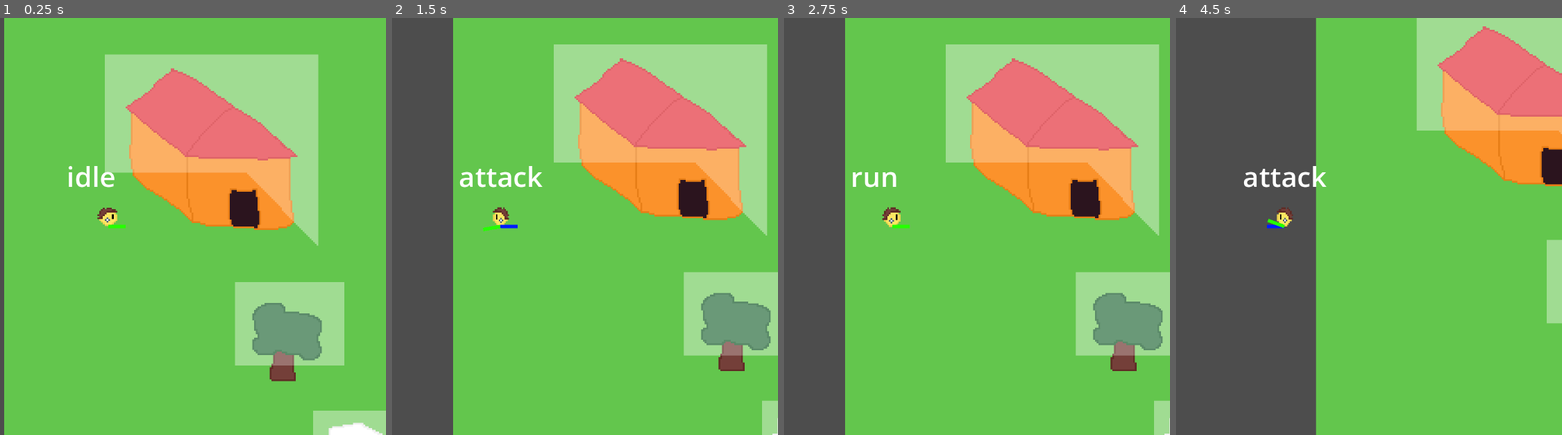
Above: before the commit, frames 1-4 (left to right).
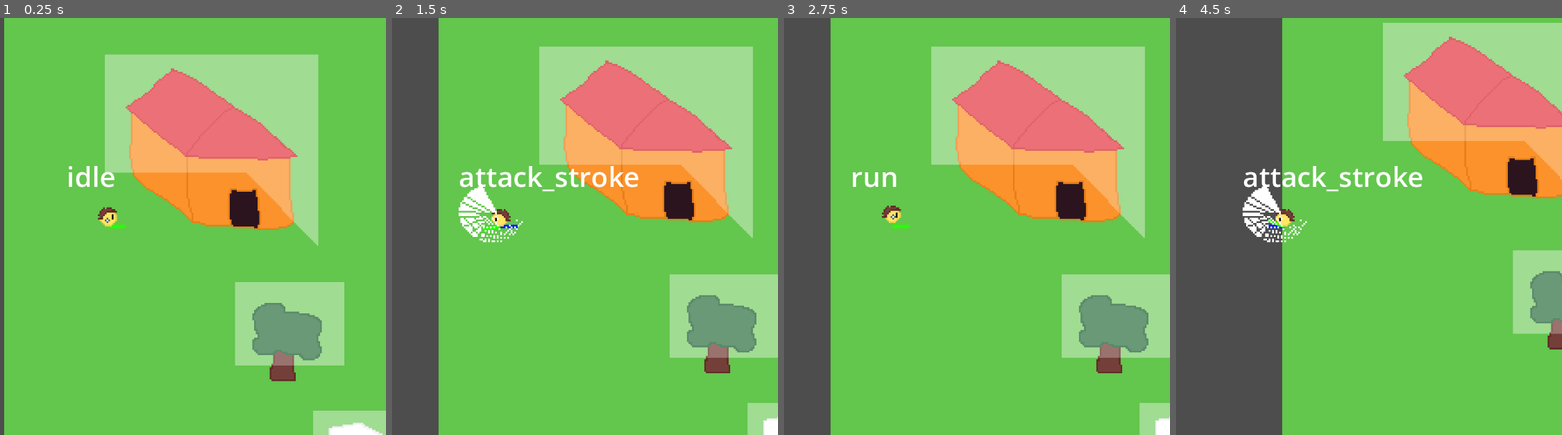
Above: after the commit, the same moments.

Repository: e-Forest/prototype_combat
Game: Godot game, scene res://scn/game.tscn
Same seed, same stepped clock (60 frames per second), same inputs: the game is played once before the commit and once after it.
Inputs (mouse positions are in pixels of both pictures, inside the frame that each line leads up to):
- Up to frame 1 (0.25 s): no input
- Up to frame 2 (1.5 s): tap Enter at 0.5 s; move the mouse to (623, 205) at 0.52 s; press the mouse at (623, 205) at 0.53 s; hold D (east) 0.53-1.28 s; move the mouse to (outside the picture) at 1.27 s; release the mouse at (outside the picture) at 1.28 s; hold S (south) from 1.28 s (still down); click (outside the picture) at 1.35 s
- Up to frame 3 (2.75 s): move the mouse to (946, 134) at 2.02 s; release S (south) at 2.03 s; press the mouse at (946, 134) at 2.03 s; hold D (east) from 2.03 s (still down)
- Up to frame 4 (4.5 s): move the mouse to (1257, 309) at 2.77 s; release D (east) at 2.78 s; release the mouse at (1257, 309) at 2.78 s; hold W (north) 2.78-3.53 s; click (1257, 309) at 2.85 s; move the mouse to (1450, 289) at 3.52 s; press the mouse at (1450, 289) at 3.53 s; hold A (west) from 3.53 s (still down); move the mouse to (outside the picture) at 4.27 s; release the mouse at (outside the picture) at 4.28 s; click (outside the picture) at 4.35 s

The runs differ from the first frame. In frame 1, less than 0.1% of the frame differs, in the area x 25-31%, y 45-50%; in frame 2, 16%; in frame 3, 15%; in frame 4, 24%, in the area x 17-100%, y 0-100%.
Error before the commit: Invalid call. Nonexistent function 'set_target_location' in base 'NavigationAgent2D'. (res://src/player.gd:87)
Error after the commit: Invalid call. Nonexistent function 'set_target_location' in base 'NavigationAgent2D'. (res://src/player.gd:86)

Commit message:
animation funktioniert

Diff:
--- a/project.godot
+++ b/project.godot
@@ -19,6 +19,11 @@
 "language": &"GDScript",
 "path": "res://src/player.gd"
 }, {
+"base": "Timer",
+"class": &"ProTimer",
+"language": &"GDScript",
+"path": "res://src/pro_timer.gd"
+}, {
 "base": "Node2D",
 "class": &"StateMachine",
 "language": &"GDScript",
@@ -27,6 +32,7 @@
 _global_script_class_icons={
 "HitBox": "",
 "Player": "",
+"ProTimer": "",
 "StateMachine": ""
 }
 
--- a/scn/npc.tscn
+++ b/scn/npc.tscn
@@ -1,7 +1,7 @@
-[gd_scene load_steps=4 format=3 uid="uid://b3noswe0aih0f"]
+[gd_scene load_steps=4 format=3 uid="uid://b2o15lycxb6ka"]
 
 [ext_resource type="Script" path="res://src/npc.gd" id="1_bx4xc"]
-[ext_resource type="Texture2D" uid="uid://3ammxum5hhkm" path="res://ass/npc.png" id="2_ulutv"]
+[ext_resource type="Texture2D" uid="uid://3ammxum5hhkm" path="res://ass/npc/npc.png" id="2_g66kb"]
 
 [sub_resource type="CircleShape2D" id="CircleShape2D_nog8t"]
 radius = 2.0
@@ -13,7 +13,7 @@
 
 [node name="Skin" type="Sprite2D" parent="."]
 position = Vector2(0, -8)
-texture = ExtResource("2_ulutv")
+texture = ExtResource("2_g66kb")
 
 [node name="CollisionShape2d" type="CollisionShape2D" parent="."]
 position = Vector2(0, -2)
--- a/scn/player.tscn
+++ b/scn/player.tscn
@@ -1,91 +1,82 @@
-[gd_scene load_steps=13 format=3 uid="uid://di0pb23hwj7qv"]
+[gd_scene load_steps=20 format=3 uid="uid://du4eln10v2p0e"]
 
 [ext_resource type="Script" path="res://src/player.gd" id="1_wl4ff"]
-[ext_resource type="Texture2D" uid="uid://ddgb5cb4dhedu" path="res://ass/player.png" id="2_feudt"]
+[ext_resource type="Texture2D" uid="uid://ddgb5cb4dhedu" path="res://ass/player/player.png" id="2_xbvgy"]
 [ext_resource type="Script" path="res://src/state_machine.gd" id="3_8tomb"]
 [ext_resource type="Script" path="res://src/hit_box.gd" id="4_raxma"]
+[ext_resource type="Script" path="res://src/pro_timer.gd" id="5_c7jkl"]
 
 [sub_resource type="CircleShape2D" id="CircleShape2D_wdhh2"]
 radius = 2.0
-
-[sub_resource type="Animation" id="Animation_e64y2"]
-length = 0.001
-tracks/0/type = "value"
-tracks/0/imported = false
-tracks/0/enabled = true
-tracks/0/path = NodePath(".:scale")
-tracks/0/interp = 1
-tracks/0/loop_wrap = true
-tracks/0/keys = {
-"times": PackedFloat32Array(0),
-"transitions": PackedFloat32Array(1),
-"update": 0,
-"values": [Vector2(1, 1)]
-}
-
-[sub_resource type="Animation" id="Animation_67dm1"]
-resource_name = "attack"
-length = 0.4
-loop_mode = 1
-tracks/0/type = "value"
-tracks/0/imported = false
-tracks/0/enabled = true
-tracks/0/path = NodePath(".:scale")
-tracks/0/interp = 1
-tracks/0/loop_wrap = true
-tracks/0/keys = {
-"times": PackedFloat32Array(0, 0.2),
-"transitions": PackedFloat32Array(1, 1),
-"update": 0,
-"values": [Vector2(1, 1), Vector2(-1, 1)]
-}
-
-[sub_resource type="Animation" id="Animation_t4jkw"]
-resource_name = "idle"
-loop_mode = 1
-tracks/0/type = "value"
-tracks/0/imported = false
-tracks/0/enabled = true
-tracks/0/path = NodePath(".:scale")
-tracks/0/interp = 1
-tracks/0/loop_wrap = true
-tracks/0/keys = {
-"times": PackedFloat32Array(0, 0.5),
-"transitions": PackedFloat32Array(1, 1),
-"update": 0,
-"values": [Vector2(1, 1), Vector2(1.1, 0.9)]
-}
-
-[sub_resource type="Animation" id="Animation_4vndj"]
-resource_name = "run"
-length = 0.4
-loop_mode = 1
-tracks/0/type = "value"
-tracks/0/imported = false
-tracks/0/enabled = true
-tracks/0/path = NodePath(".:scale")
-tracks/0/interp = 1
-tracks/0/loop_wrap = true
-tracks/0/keys = {
-"times": PackedFloat32Array(0, 0.2),
-"transitions": PackedFloat32Array(1, 1),
-"update": 0,
-"values": [Vector2(1, 1), Vector2(0.9, 1.1)]
-}
-
-[sub_resource type="AnimationLibrary" id="AnimationLibrary_kni6f"]
-_data = {
-"RESET": SubResource("Animation_e64y2"),
-"attack": SubResource("Animation_67dm1"),
-"idle": SubResource("Animation_t4jkw"),
-"run": SubResource("Animation_4vndj")
-}
 
 [sub_resource type="CircleShape2D" id="CircleShape2D_c21rk"]
 radius = 20.0
 
 [sub_resource type="CircleShape2D" id="CircleShape2D_fvx33"]
 radius = 6.0
+
+[sub_resource type="AtlasTexture" id="AtlasTexture_6vhdc"]
+atlas = ExtResource("2_xbvgy")
+region = Rect2(0, 144, 48, 48)
+
+[sub_resource type="AtlasTexture" id="AtlasTexture_6qfd6"]
+atlas = ExtResource("2_xbvgy")
+region = Rect2(48, 144, 48, 48)
+
+[sub_resource type="AtlasTexture" id="AtlasTexture_fe47j"]
+atlas = ExtResource("2_xbvgy")
+region = Rect2(0, 96, 48, 48)
+
+[sub_resource type="AtlasTexture" id="AtlasTexture_1011m"]
+atlas = ExtResource("2_xbvgy")
+region = Rect2(48, 96, 48, 48)
+
+[sub_resource type="AtlasTexture" id="AtlasTexture_5quwi"]
+atlas = ExtResource("2_xbvgy")
+region = Rect2(96, 96, 48, 48)
+
+[sub_resource type="AtlasTexture" id="AtlasTexture_c8ob1"]
+atlas = ExtResource("2_xbvgy")
+region = Rect2(144, 96, 48, 48)
+
+[sub_resource type="AtlasTexture" id="AtlasTexture_fdgop"]
+atlas = ExtResource("2_xbvgy")
+region = Rect2(0, 0, 48, 48)
+
+[sub_resource type="AtlasTexture" id="AtlasTexture_56ry2"]
+atlas = ExtResource("2_xbvgy")
+region = Rect2(48, 0, 48, 48)
+
+[sub_resource type="AtlasTexture" id="AtlasTexture_qfcae"]
+atlas = ExtResource("2_xbvgy")
+region = Rect2(0, 48, 48, 48)
+
+[sub_resource type="AtlasTexture" id="AtlasTexture_rghuo"]
+atlas = ExtResource("2_xbvgy")
+region = Rect2(48, 48, 48, 48)
+
+[sub_resource type="SpriteFrames" id="SpriteFrames_lx2oy"]
+animations = [{
+"frames": [SubResource("AtlasTexture_6vhdc"), SubResource("AtlasTexture_6qfd6")],
+"loop": true,
+"name": &"attack_stitch",
+"speed": 10.0
+}, {
+"frames": [SubResource("AtlasTexture_fe47j"), SubResource("AtlasTexture_1011m"), SubResource("AtlasTexture_5quwi"), SubResource("AtlasTexture_c8ob1")],
+"loop": true,
+"name": &"attack_stroke",
+"speed": 10.0
+}, {
+"frames": [SubResource("AtlasTexture_fdgop"), SubResource("AtlasTexture_56ry2")],
+"loop": true,
+"name": &"idle",
+"speed": 2.0
+}, {
+"frames": [SubResource("AtlasTexture_qfcae"), SubResource("AtlasTexture_rghuo")],
+"loop": true,
+"name": &"run",
+"speed": 4.0
+}]
 
 [node name="Player" type="CharacterBody2D" groups=["player"]]
 collision_layer = 0
@@ -95,10 +86,6 @@
 [node name="shape" type="CollisionShape2D" parent="."]
 position = Vector2(0, -2)
 shape = SubResource("CircleShape2D_wdhh2")
-
-[node name="Skin" type="Sprite2D" parent="."]
-position = Vector2(0, -8)
-texture = ExtResource("2_feudt")
 
 [node name="MoveDirPointer" type="Line2D" parent="."]
 points = PackedVector2Array(10, 0, 0, 0)
@@ -117,12 +104,6 @@
 
 [node name="StateMachine" type="Node2D" parent="."]
 script = ExtResource("3_8tomb")
-
-[node name="AnimationPlayer" type="AnimationPlayer" parent="."]
-root_node = NodePath("../Skin")
-libraries = {
-"": SubResource("AnimationLibrary_kni6f")
-}
 
 [node name="AttackRay" type="RayCast2D" parent="."]
 
@@ -148,3 +129,19 @@
 shape = SubResource("CircleShape2D_fvx33")
 
 [node name="NavAgent" type="NavigationAgent2D" parent="."]
+
+[node name="anim_sprite" type="AnimatedSprite2D" parent="."]
+position = Vector2(0, -8)
+frames = SubResource("SpriteFrames_lx2oy")
+animation = &"attack_stitch"
+playing = true
+
+[node name="StitchTimer" type="Timer" parent="."]
+wait_time = 0.4
+one_shot = true
+script = ExtResource("5_c7jkl")
+
+[node name="StrokeTimer" type="Timer" parent="."]
+wait_time = 0.4
+one_shot = true
+script = ExtResource("5_c7jkl")
--- a/scn/test_map.tscn
+++ b/scn/test_map.tscn
@@ -53,6 +53,7 @@
 material = SubResource("ShaderMaterial_4twmn")
 z_index = 99
 frames = SubResource("SpriteFrames_oxjd1")
+frame = 1
 centered = false
 
 [node name="is_top" type="Sprite2D" parent="."]
--- a/src/autoload/player_input.gd
+++ b/src/autoload/player_input.gd
@@ -29,13 +29,17 @@
 func get_dif_start2hold()->Vector2:
 	var dif:Vector2 = aim_hold - aim_start
 	if dif.length() > TRASHOLD:
-		return (aim_hold - aim_start)
+		return (dif)
 	else:
 		return Vector2.ZERO
 
 
 func get_dif_start2end()->Vector2:
-	return(aim_end-aim_start)
+	var dif:Vector2 = aim_end - aim_start
+	if dif.length() > TRASHOLD:
+		return (dif)
+	else:
+		return Vector2.ZERO
 
 
 func get_move_vector()->Vector2:
--- a/src/autoload/states.gd
+++ b/src/autoload/states.gd
@@ -1,3 +1,3 @@
 extends Node
 
-enum Player{idle,run,attack}
+enum Player{idle,run,attack_stroke,attack_stitch}
--- a/src/player.gd
+++ b/src/player.gd
@@ -10,9 +10,8 @@
 var attack_start_pos:Vector2
 var attack_end_pos:Vector2
 var attack_range:float = 50.0
-#var attack_shorter_percent:float
-var attack_time:float
-var attack_time_default:float=0.4
+#var attack_time:float
+#var attack_time_default:float=0.4
 
 var speed:float = 100.0
 
@@ -21,20 +20,22 @@
 @onready var look_dir_pointer = $LookDirPointer as Line2D
 @onready var aim_dir_pointer = $AimDirPointer as Line2D
 @onready var state_machine = $StateMachine as StateMachine
-@onready var animation_player = $AnimationPlayer as AnimationPlayer
+@onready var anim_sprite = $anim_sprite as AnimatedSprite2D
 @onready var debug_state = $DebugState as Label
 @onready var attack_ray = $AttackRay  as RayCast2D
 @onready var hit_box_stroke = $HitBoxStroke as HitBox
 @onready var hit_box_stitch = $HitBoxStitch as HitBox
 @onready var nav_agent = $NavAgent as NavigationAgent2D
-
+@onready var stitch_timer = $StitchTimer as ProTimer
+@onready var stroke_timer = $StrokeTimer as ProTimer
 
 
 func _ready():
 	PlayerInput.aim_ended.connect(self._on_aim_ended)
 	state_machine.state_entered.connect(self._on_state_entered)
 	state_machine.current_state = States.Player.idle
-	attack_ended.connect(func(): state_machine.current_state = States.Player.idle)
+	stitch_timer.timeout.connect(func(): state_machine.current_state = States.Player.idle)
+	stroke_timer.timeout.connect(func(): state_machine.current_state = States.Player.idle)
 
 
 func _process(delta):
@@ -50,24 +51,22 @@
 			update_lookpointer(PlayerInput.get_move_vector())
 			if PlayerInput.get_move_vector()==Vector2.ZERO:
 				state_machine.current_state = States.Player.idle
-		States.Player.attack:
+		States.Player.attack_stroke:
+			update_aimpointer()
+			update_lookpointer(get_attack_direction())
+		States.Player.attack_stitch:
 			update_attack_movement(delta)
 			update_aimpointer()
 			update_lookpointer(get_attack_direction())
-#			update_hitbox_stitch()
 			if (is_move_in_aim_direction()
-				and is_attack_halftime_reached()
+				and stitch_timer.get_percent()<0.5
 				and is_position_walkable(global_position)):
 				state_machine.current_state = States.Player.idle
 
 
 func update_attack_movement(delta:float):
-	attack_time-=delta
-	if attack_time < 0.0:
-		emit_signal("attack_ended")
-		return
-	var timer_percent = 1-attack_time/attack_time_default
-	if not is_attack_halftime_reached():
+	var timer_percent = stitch_timer.get_percent()
+	if timer_percent<0.5:
 		var progress = timer_percent * 2
 		global_position = attack_start_pos.lerp(attack_end_pos,progress)
 	else:
@@ -97,6 +96,7 @@
 	var dir = local_pos.normalized()
 	look_dir_pointer.set_point_position(0,Vector2.ZERO)
 	look_dir_pointer.set_point_position(1,dir*10)
+	anim_sprite.flip_h=abs(local_pos.angle())>PI/2
 
 
 func update_aimpointer():
@@ -130,23 +130,25 @@
 	return ret
 
 
-func is_attack_halftime_reached()->bool:
-	return(attack_time < attack_time_default/2)
-
-
 func _on_state_entered(state):
 	debug_state.text = States.Player.keys()[state]
 	match state:
 		States.Player.idle:
-			animation_player.play("idle")
+			anim_sprite.play("idle")
 		States.Player.run:
-			animation_player.play("run")
-		States.Player.attack:
-			animation_player.play("attack")
+			anim_sprite.play("run")
+		States.Player.attack_stroke:
+			anim_sprite.play("attack_stroke")
+		States.Player.attack_stitch:
+			anim_sprite.play("attack_stitch")
 
 
 func _on_aim_ended(start_pos:Vector2,end_pos:Vector2):
 	attack_start_pos = position
 	attack_end_pos = position + aim_dir_pointer.get_point_position(1)
-	attack_time = attack_time_default
-	state_machine.current_state = States.Player.attack
+	if PlayerInput.get_dif_start2end()==Vector2.ZERO:
+		stroke_timer.start()
+		state_machine.current_state = States.Player.attack_stroke
+	else:
+		stitch_timer.start()
+		state_machine.current_state = States.Player.attack_stitch
--- /dev/null
+++ b/src/pro_timer.gd
@@ -0,0 +1,4 @@
+class_name ProTimer extends Timer
+
+func get_percent()->float:
+	return time_left / wait_time
Renamed: ass/npc.aseprite -> ass/npc/npc.aseprite
Renamed: ass/npc.png -> ass/npc/npc.png
Not shown, changed: ass/npc/npc.png.import
Binary file removed: ass/player.aseprite
Binary file removed: ass/player.png
Binary file added: ass/player/player.aseprite
Binary file added: ass/player/player.png
Not shown, changed: ass/player/player.png.import
Not shown: 1 places in scn/test_map.tscn that only renumber resources
